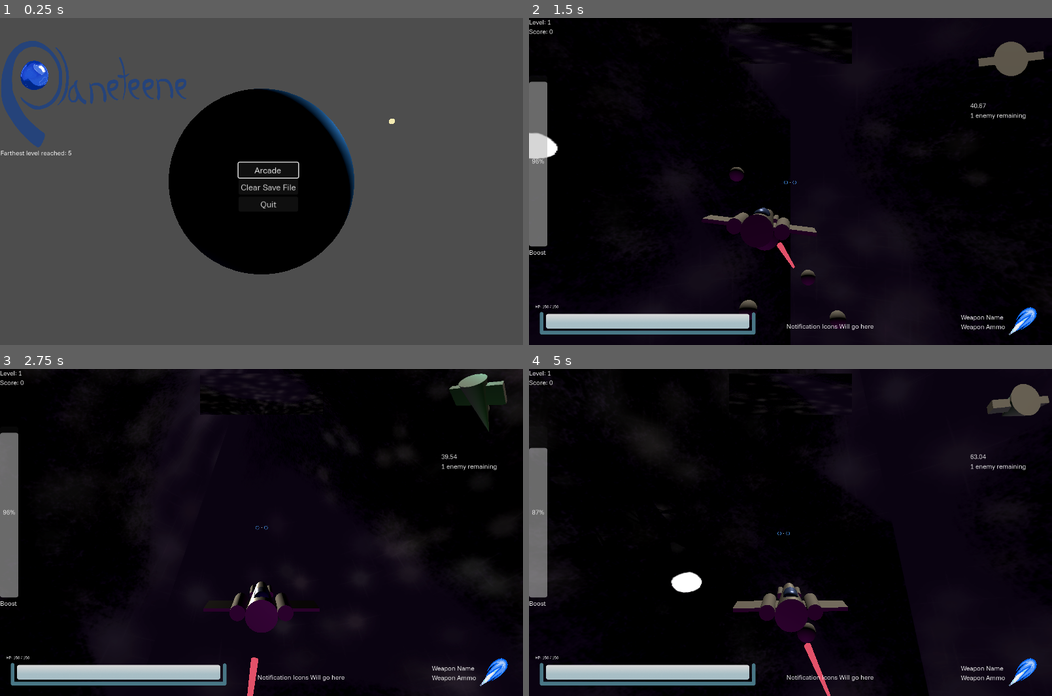
Above: before the commit, frames 1-4 (two rows, left to right).
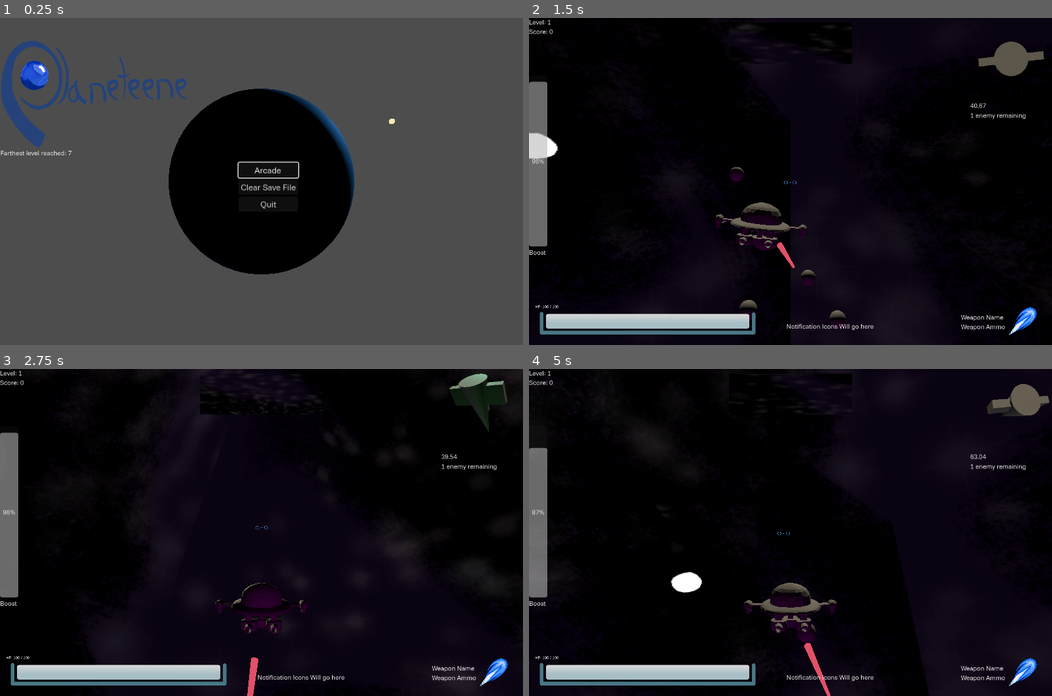
Above: after the commit, the same moments.

Repository: WilliamAalund/TAGD-Game-Jam-Fall-2024
Game: Godot game, scene res://Code/PrimaryScenes/Main/Main.tscn
Same seed, same stepped clock (60 frames per second), same inputs: the game is played once before the commit and once after it.
Inputs (mouse positions are in pixels of both pictures, inside the frame that each line leads up to):
- Up to frame 1 (0.25 s): no input
- Up to frame 2 (1.5 s): click "Arcade" at 0.5 s; tap Enter at 1.25 s; move the mouse to (905, 165) at 1.27 s; hold D (debug_right) from 1.28 s (still down); hold Shift (boost) from 1.28 s (still down)
- Up to frame 3 (2.75 s): move the mouse to (156, 548) at 2.02 s; release D (debug_right) at 2.03 s; release Shift (boost) at 2.03 s; hold S (debug_down) from 2.03 s (still down); tap F (break) at 2.1 s
- Up to frame 4 (5 s): move the mouse to (842, 460) at 2.77 s; release S (debug_down) at 2.78 s; hold D (debug_right) 2.78-3.53 s; hold Right mouse button (focus) 2.78-3.53 s; move the mouse to (764, 597) at 3.52 s; hold W (debug_up) 3.53-4.28 s; tap Space (shoot) at 3.6 s; move the mouse to (947, 581) at 4.27 s; hold A (debug_left) from 4.28 s (still down); hold Shift (boost) from 4.28 s (still down)

The runs differ from the first frame. In frame 1, less than 0.1% of the frame differs, in the area x 13-14%, y 40-42%; in frame 2, 0.9%; in frame 3, 0.9%; in frame 4, 1.2%, in the area x 3-61%, y 65-89%.

Commit message:
Implemented Ship Model

Diff:
--- a/Game/Code/Entities/Player/v1/ProjectileHandler.tscn
+++ b/Game/Code/Entities/Player/v1/ProjectileHandler.tscn
@@ -8,10 +8,10 @@
 [node name="LaserCannons" type="Node3D" parent="."]
 
 [node name="Left" type="Marker3D" parent="LaserCannons"]
-transform = Transform3D(1, 0, 0, 0, 1, 0, 0, 0, 1, -0.3, -0.1, -3)
+transform = Transform3D(1, 0, 0, 0, 1, 0, 0, 0, 1, -1.2, -0.1, -1)
 
 [node name="Right" type="Marker3D" parent="LaserCannons"]
-transform = Transform3D(1, 0, 0, 0, 1, 0, 0, 0, 1, 0.3, -0.1, -3)
+transform = Transform3D(1, 0, 0, 0, 1, 0, 0, 0, 1, 1.2, -0.1, -1)
 
 [node name="Center" type="Marker3D" parent="LaserCannons"]
 transform = Transform3D(1, 0, 0, 0, 1, 0, 0, 0, 1, 0, 0, -3.00874)
--- a/Game/Code/Entities/Player/v1/Ship.tscn
+++ b/Game/Code/Entities/Player/v1/Ship.tscn
@@ -1,14 +1,14 @@
-[gd_scene load_steps=8 format=3 uid="uid://2fpkavmcoexg"]
+[gd_scene load_steps=9 format=3 uid="uid://2fpkavmcoexg"]
 
 [ext_resource type="Script" path="res://Code/Scripts/Non Globals/PlayerShip.gd" id="1_50gf5"]
 [ext_resource type="PackedScene" uid="uid://bl8vbh3ys2syn" path="res://Resources/Meshes/Placeholder/PlayerShip.tscn" id="1_71dhf"]
+[ext_resource type="ArrayMesh" uid="uid://brg364tim116r" path="res://Resources/Meshes/Final/ship1.obj" id="3_wppsn"]
 
 [sub_resource type="CylinderShape3D" id="CylinderShape3D_s5lm4"]
-height = 3.0
-radius = 0.3
+height = 1.0
 
 [sub_resource type="BoxShape3D" id="BoxShape3D_cf2ht"]
-size = Vector3(3.2, 0.15, 1)
+size = Vector3(2.5, 0.15, 1)
 
 [sub_resource type="SphereShape3D" id="SphereShape3D_v0pkj"]
 radius = 0.4
@@ -25,10 +25,11 @@
 script = ExtResource("1_50gf5")
 
 [node name="CollisionShape3D" type="CollisionShape3D" parent="."]
-transform = Transform3D(1, 0, 0, 0, -4.37114e-08, -1, 0, 1, -4.37114e-08, 0, 0, -0.7)
+transform = Transform3D(1, 0, 0, 0, -4.37114e-08, -1, 0, 1, -4.37114e-08, 0, 0, 0.0512691)
 shape = SubResource("CylinderShape3D_s5lm4")
 
 [node name="PlayerShip2" parent="." instance=ExtResource("1_71dhf")]
+visible = false
 
 [node name="CollisionShape3D2" type="CollisionShape3D" parent="."]
 shape = SubResource("BoxShape3D_cf2ht")
@@ -49,4 +50,8 @@
 transform = Transform3D(1, 0, 0, 0, 1, 0, 0, 0, 1, 0, 0, -500)
 
 [node name="LowestCrosshairPositon" type="Marker3D" parent="."]
-transform = Transform3D(1, 0, 0, 0, 1, 0, 0, 0, 1, 0, 0, -2.5)
+transform = Transform3D(1, 0, 0, 0, 1, 0, 0, 0, 1, 0, 0, -1.1455)
+
+[node name="MeshInstance3D" type="MeshInstance3D" parent="."]
+transform = Transform3D(0.2, 0, 0, 0, 0.2, 0, 0, 0, 0.2, 0, 0, 0)
+mesh = ExtResource("3_wppsn")
--- a/Game/Code/Scripts/Classes/PlayerData.gd
+++ b/Game/Code/Scripts/Classes/PlayerData.gd
@@ -5,7 +5,7 @@
 
 enum upgrade_types {HEAL_HP,IMPROVE_MAX_HP,IMPROVE_MAX_SHIELD}
 
-const BASE_MAXIMUM_HP := 150
+const BASE_MAXIMUM_HP := 100
 const BASE_SCRAP := 0
 const BASE_SHIELD = 0
 
--- a/Game/save.json
+++ b/Game/save.json
@@ -1 +1 @@
-{"farthest_level":5,"high_score":-1,"high_score_name":""}
+{"farthest_level":7,"high_score":-1,"high_score_name":""}
Not shown, added: Game/Resources/Meshes/Final/ship1.obj
Not shown, added: Game/Resources/Meshes/Final/ship1.obj.import
